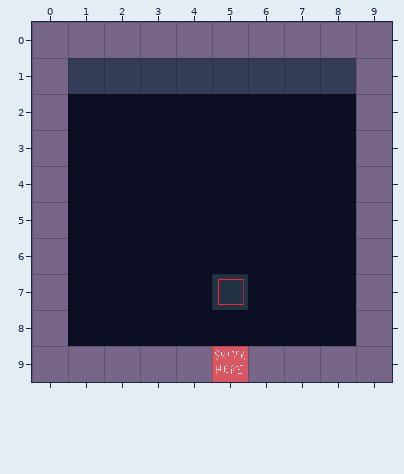
An edit to a level. Tiled map, tiledMaps/JohnsRoom.tmx. The picture above is the old version.
Cells are 40x40 px. Shown: x 0..9, y 0..9.
Now the later version:
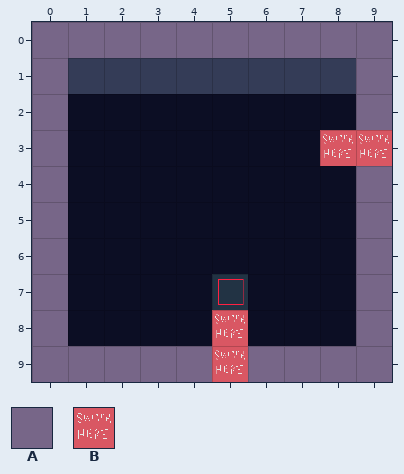
Key: from "AllTiles": A 1, B 24.
_ is an empty cell.
Tiles replaced or removed in this view: A.
The edit:
Changed rows in their new state; . is an unchanged cell.
Layer "Interactable":
first column x 8:
 3 BB
first column x 5:
 8 B
